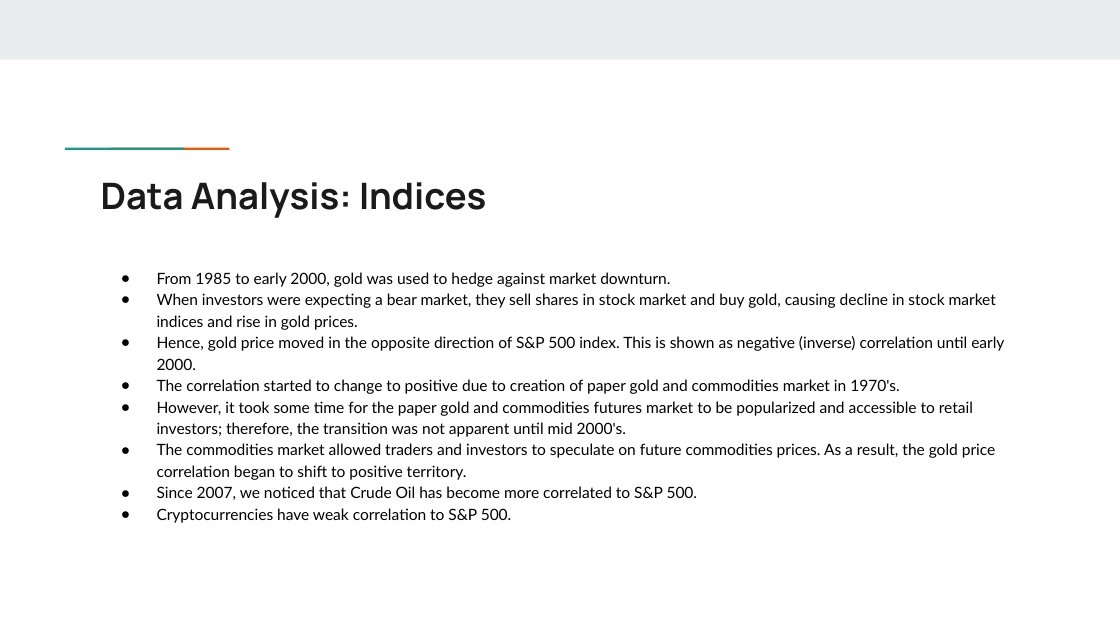
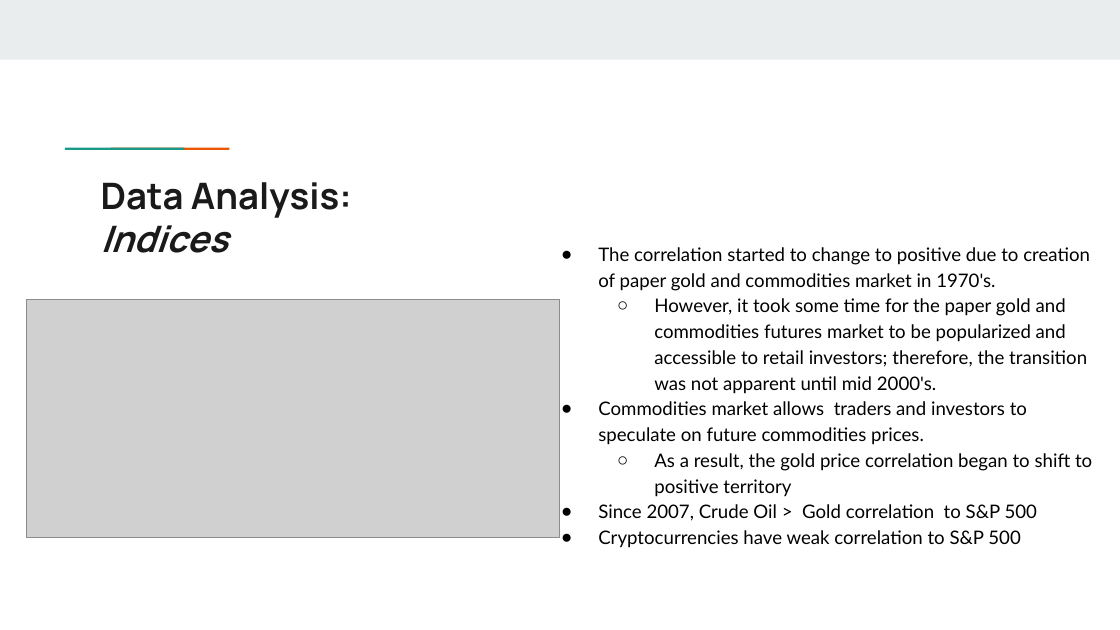
Before and after one commit to lfarlima/Monte-Carlo-Simulation, a slide deck: slide 5 of Project-01/Group Project Presentation.pptx. Drawn at 1120x630 pixels with LibreOffice and Linux fonts; fonts in the diff are those of the drawing; grey boxes stand for pictures. Boxes give left, top, right and bottom in pixels: in the first picture for what was removed or moved away, otherwise in the second. Text is boxed around its words. In the diff, an @@ line names an element or a change of style, - is before the commit and + after.

```diff
--- a/Project-01/Group Project Presentation.pptx
+++ b/Project-01/Group Project Presentation.pptx
@@ title at (101, 182, 352, 253): text changed @@
-Data Analysis: Indices
+Data Analysis:
+Indices
@@ text "The correlation started to change ...": place and size @@
-text "The correlation started to change ..." at (157, 272, 1004, 523)
+text "The correlation started to change ..." at (598, 247, 1092, 548)
@@ text at (598, 247, 1090, 394): size 10 to 12 pt in "The correlation started to change to positive ...", "However, it took some time for the ..."; indent changed; bullet ● to ○; list level 1 to 2 in "However, it took some time ..." @@
@@ picture added at (27, 299, 560, 538) @@
@@ text at (157, 272, 1004, 370): paragraphs removed @@
-● From 1985 to early 2000, gold was used to hedge against market downturn.
-● When investors were expecting a bear market, they sell shares in stock market and buy gold, causing decline in stock market indices and rise in gold prices.
-● Hence, gold price moved in the opposite direction of S&P 500 index. This is shown as negative (inverse) correlation until early 2000.
@@ text at (598, 401, 1092, 548): text changed; size 10 to 12 pt @@
-● The commodities market allowed traders and investors to speculate on future commodities prices. As a result, the gold price correlation began to shift to positive territory.
-● Since 2007, we noticed that Crude Oil has become more correlated to S&P 500.
-● Cryptocurrencies have weak correlation to S&P 500.
+● Commodities market allows traders and investors to speculate on future commodities prices.
+  ○ As a result, the gold price correlation began to shift to positive territory
+● Since 2007, Crude Oil > Gold correlation to S&P 500
+● Cryptocurrencies have weak correlation to S&P 500
```
Also in this commit, not shown: 8 other slides changed, 3 slides added, 3 other files.
